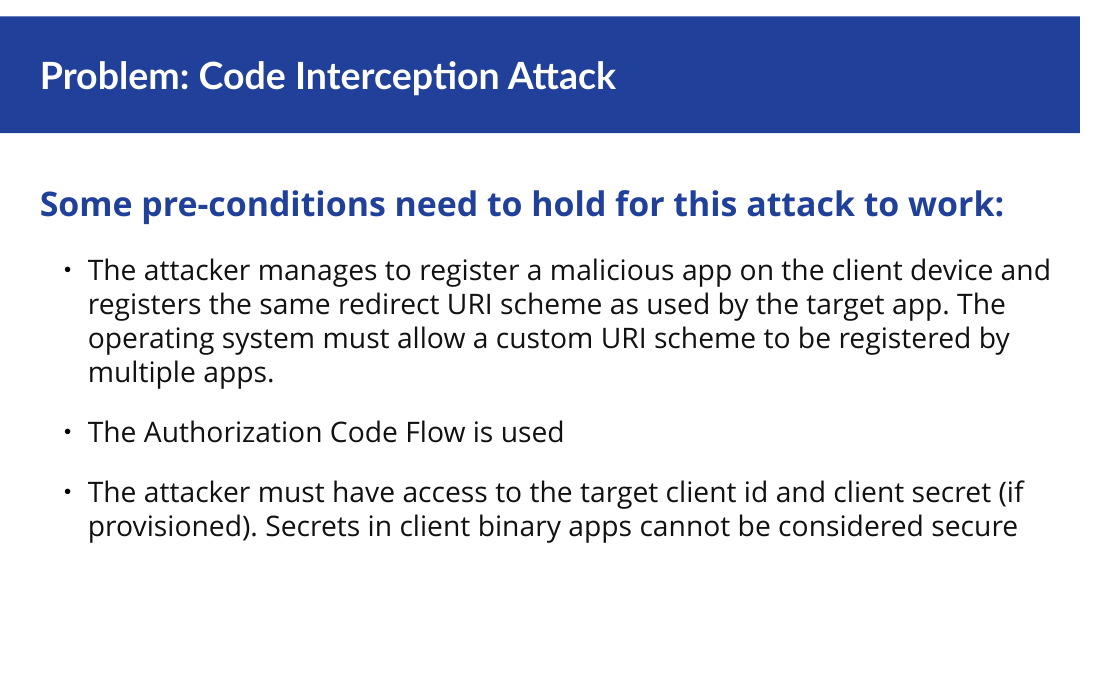
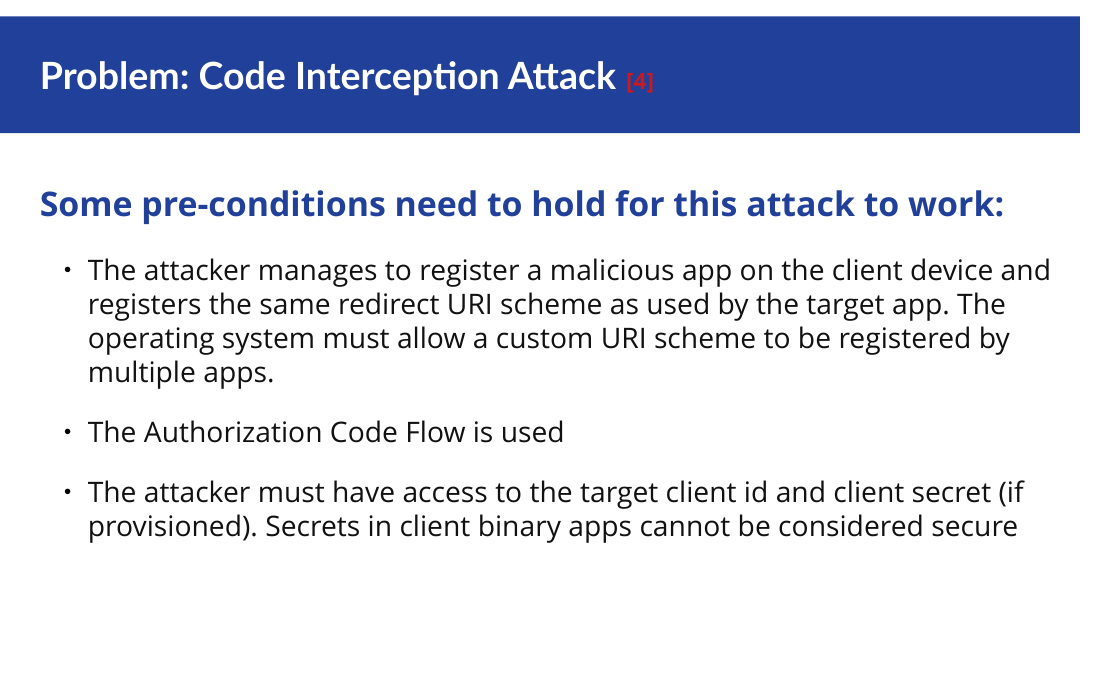
Before and after one commit to cafab/ch.bfh.project2, a slide deck: slide 12 of docs/Auth_Code_Flow_with_PKCE.odp. Drawn at 1120x700 pixels with LibreOffice and Linux fonts; fonts in the diff are those of the drawing. Boxes give left, top, right and bottom in pixels: in the first picture for what was removed or moved away, otherwise in the second. Text is boxed around its words. In the diff, an @@ line names an element or a change of style, - is before the commit and + after.

```diff
--- a/docs/Auth_Code_Flow_with_PKCE.odp
+++ b/docs/Auth_Code_Flow_with_PKCE.odp
@@ title at (40, 61, 654, 96): text changed @@
-Problem: Code Interception Attack
+Problem: Code Interception Attack [4]
```
Also in this commit, not shown: 10 other slides changed, 1 slide added.
